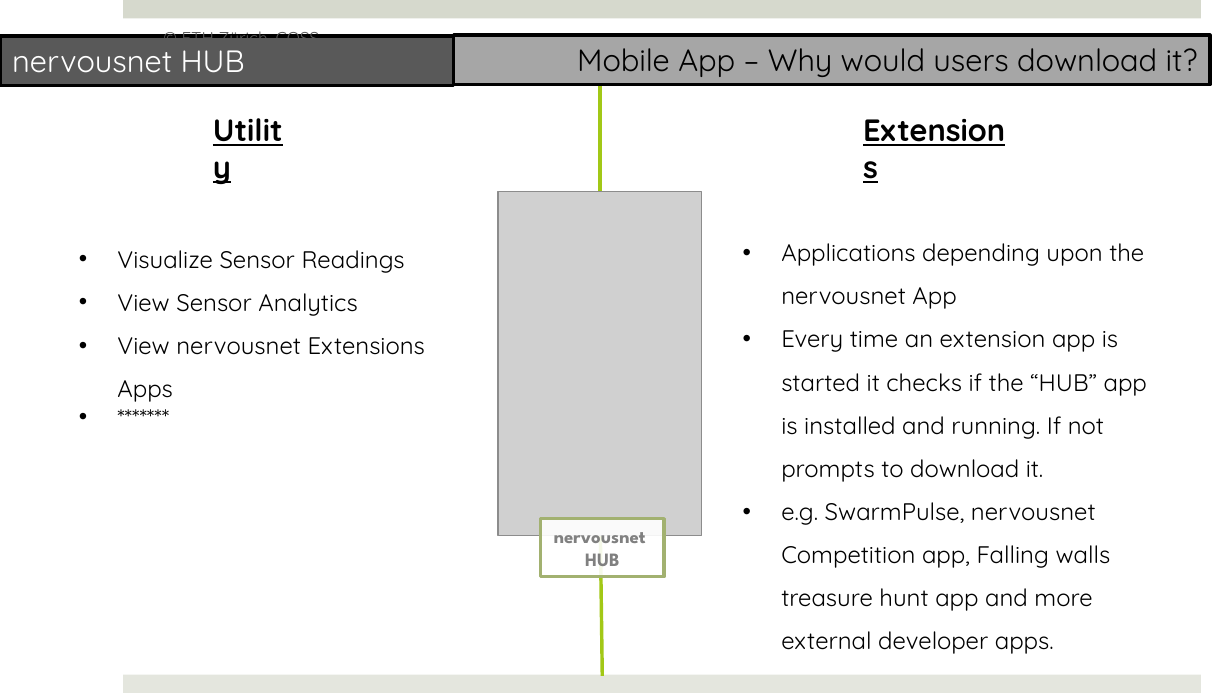
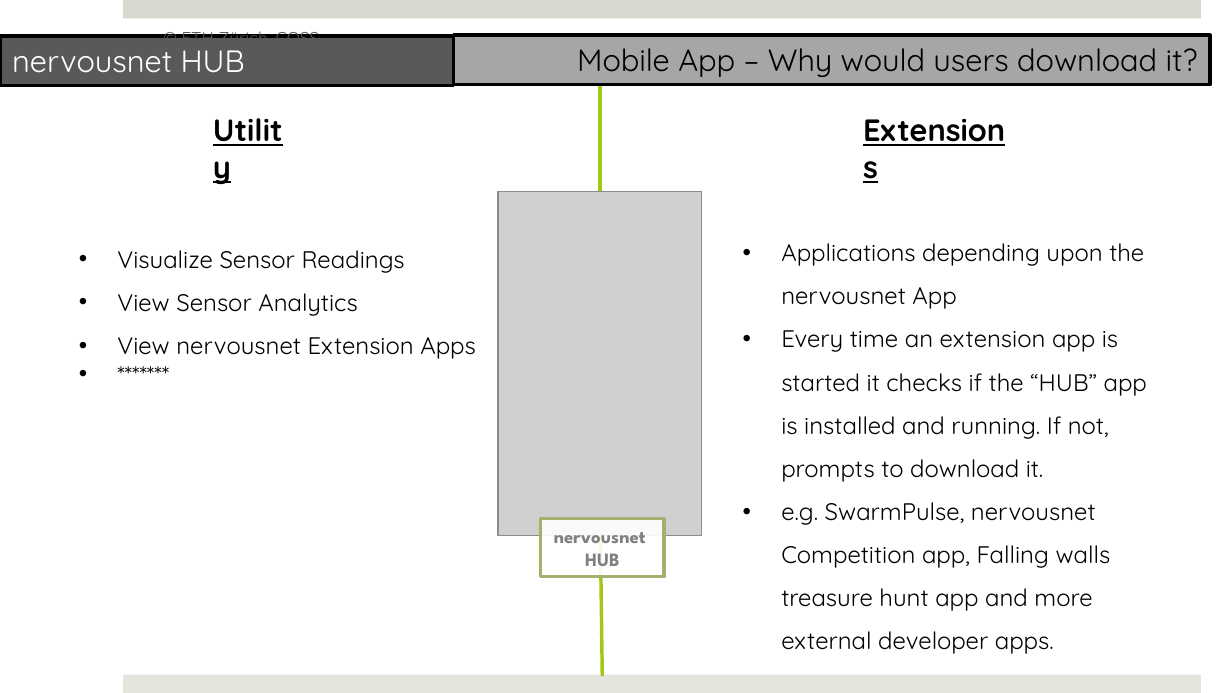
Before and after one commit to prasad79/nervousnet, a slide deck: slide 12 of Documents/NervousNet_Redesign.pptx (slide 14 before the commit). Drawn at 1232x693 pixels with LibreOffice and Linux fonts; fonts in the diff are those of the drawing; grey boxes stand for pictures. Boxes give left, top, right and bottom in pixels: in the first picture for what was removed or moved away, otherwise in the second. Text is boxed around its words. In the diff, an @@ line names an element or a change of style, - is before the commit and + after.

```diff
--- a/Documents/NervousNet_Redesign.pptx
+++ b/Documents/NervousNet_Redesign.pptx
@@ text at <box>117,337,476,359</box>: text changed @@
-• View nervousnet Extensions Apps
+• View nervousnet Extension Apps
@@ text at <box>781,330,1147,482</box>: text changed @@
-• Every time an extension app is started it checks if the “HUB” app is installed and running. If not prompts to download it.
+• Every time an extension app is started it checks if the “HUB” app is installed and running. If not, prompts to download it.
```
Also in this commit, not shown: 4 other slides changed, 2 slides removed, 33 other files.
